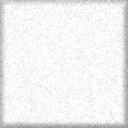
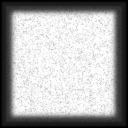
Comparing the layer stacks of the two 128×128 images. Changes:
added layer "Layer #1" (80%) above "Layer copy" over [0, 0, 128, 128]
added layer "Layer copy" (darken) above "Layer" over [0, 0, 128, 128]
painted on "Layer" over [0, 0, 128, 128]
